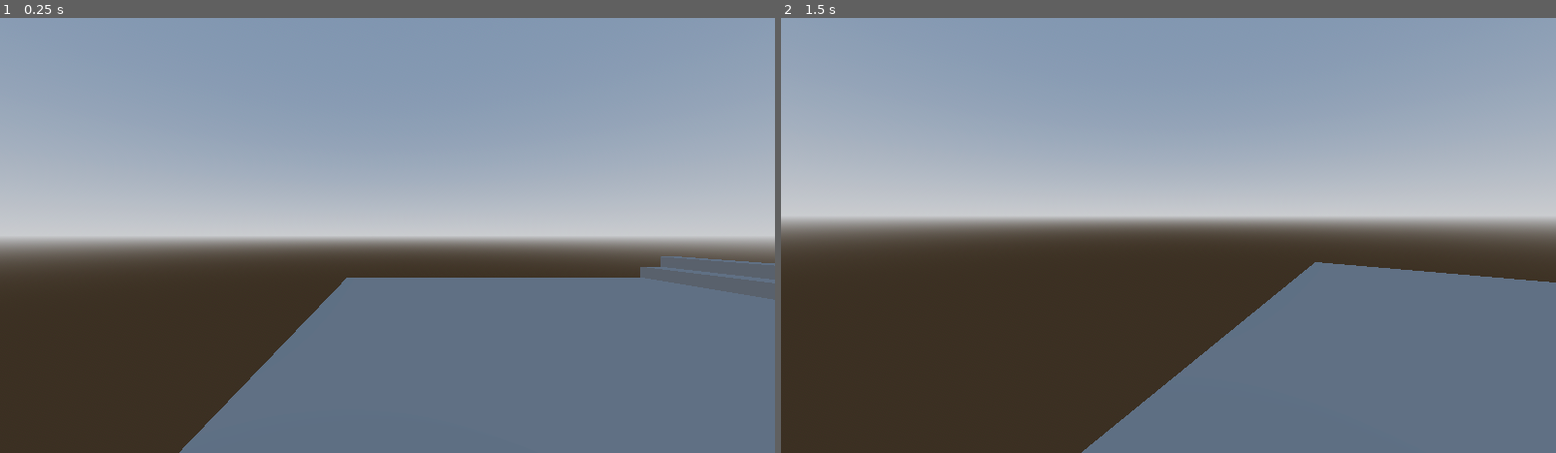
Above: before the commit, frames 1-2 (left to right).
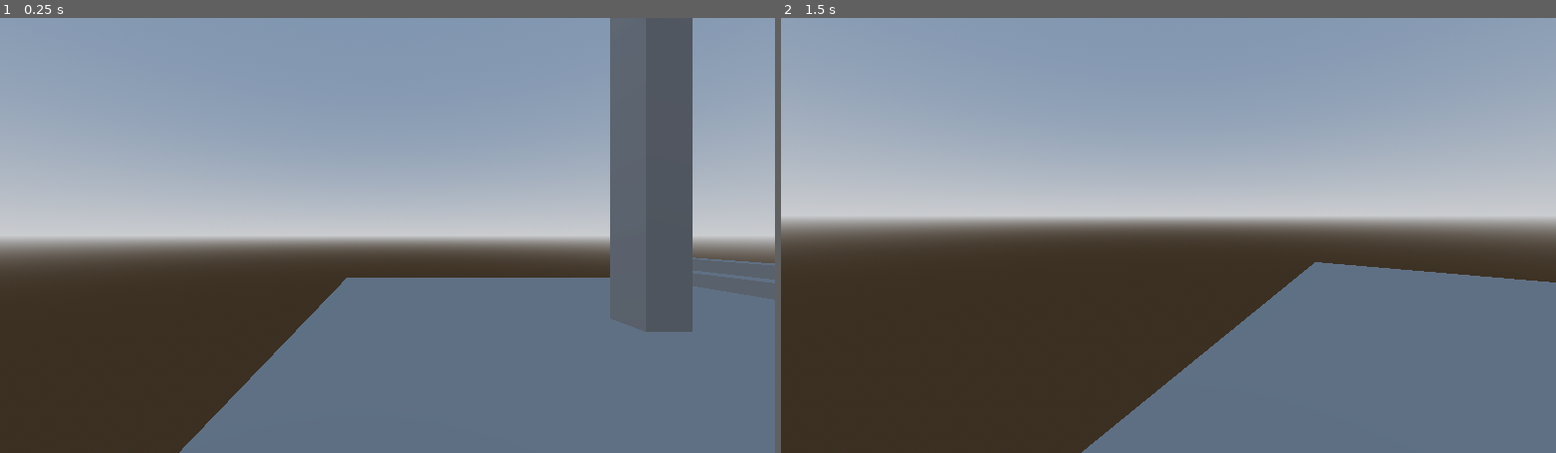
Above: after the commit, the same moments.

Repository: slaw1223/FirstGodotGame
Game: Godot game, scene res://main.tscn
The game is run twice, just before and just after one commit, with the same random seed, the same clock (stepped at 60 frames per second) and the same inputs.
Inputs (mouse positions are in pixels of both pictures, inside the frame that each line leads up to):
- Up to frame 1 (0.25 s): no input
- Up to frame 2 (1.5 s): tap Enter (ui_accept) at 0.5, 0.77, 1.25 s; move the mouse to (1339, 213) at 0.52 s; hold Right (ui_right) 0.53-1.28 s; click (1339, 213) at 0.67 s; move the mouse to (1129, 235) at 1.27 s; hold Up (ui_up) from 1.28 s (still down)

The runs differ from the first frame. In frame 1, 7.0% of the frame differs, in the area x 78-90%, y 0-73%; in frame 2, nothing differs.

Commit message:
sda
sadas

Diff:
--- a/main.tscn
+++ b/main.tscn
@@ -51,3 +51,7 @@
 [node name="CSGBox3D7" type="CSGBox3D" parent="." unique_id=1728775526]
 transform = Transform3D(1, 0, 0, 0, 1, 0, 0, 0, 1, 8, 0.4959259, -4)
 size = Vector3(1, 1, 7)
+
+[node name="CSGBox3D8" type="CSGBox3D" parent="." unique_id=989326614]
+transform = Transform3D(1, 0, 0, 0, 1, 0, 0, 0, 1, 0, 5.4437866, 0)
+size = Vector3(1, 11.887573, 1)
